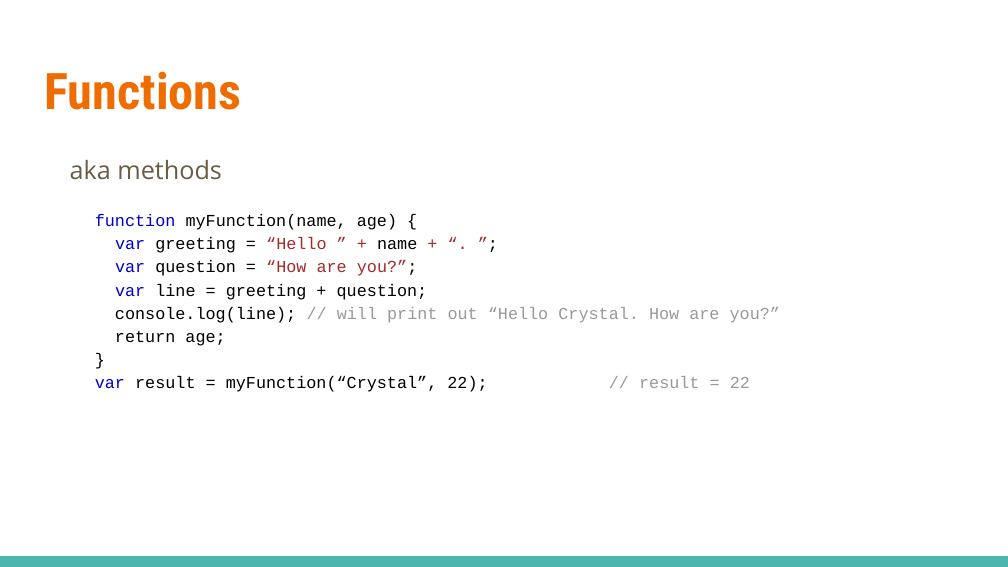
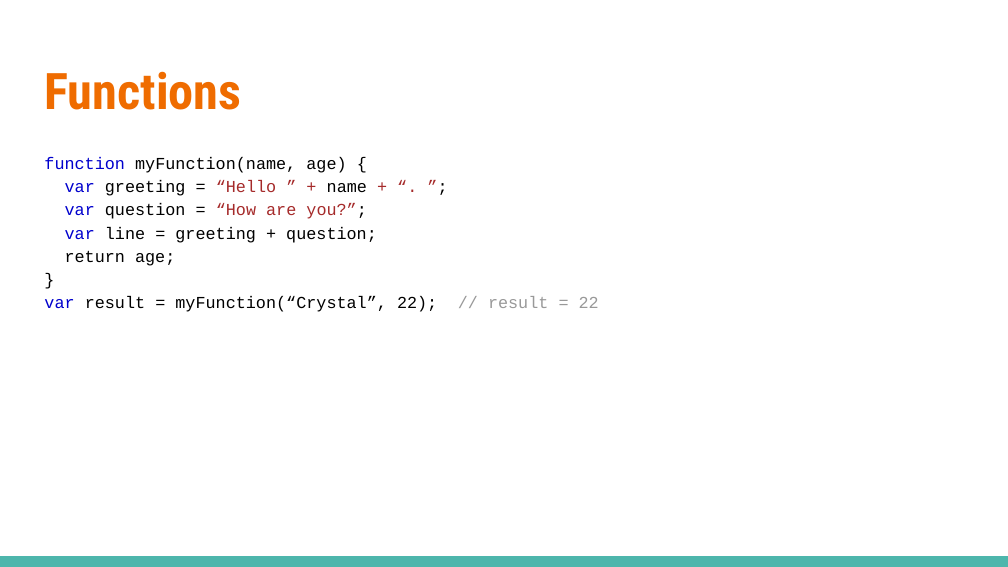
Before and after one commit to linkedin/high-school-trainee, a slide deck: slide 10 of Week_2/Lectures/2.1_JavaScript_Basics.pptx (slide 13 before the commit). Drawn at 1008x567 pixels with LibreOffice and Linux fonts; fonts in the diff are those of the drawing. Boxes give left, top, right and bottom in pixels: in the first picture for what was removed or moved away, otherwise in the second. Text is boxed around its words. In the diff, an @@ line names an element or a change of style, - is before the commit and + after.

```diff
--- a/Week_2/Lectures/2.1_JavaScript_Basics.pptx
+++ b/Week_2/Lectures/2.1_JavaScript_Basics.pptx
@@ text at (x1=70, y1=160, x2=222, y2=180): paragraph removed @@
-aka methods
@@ text at (x1=115, y1=307, x2=780, y2=323): paragraph removed @@
-console.log(line); // will print out “Hello Crystal. How are you?”
```
Also in this commit, not shown: 12 other slides changed, 1 slide removed, 1 other file.
